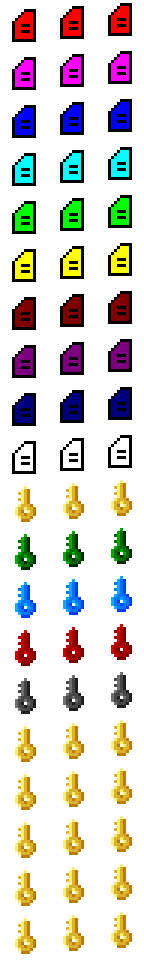
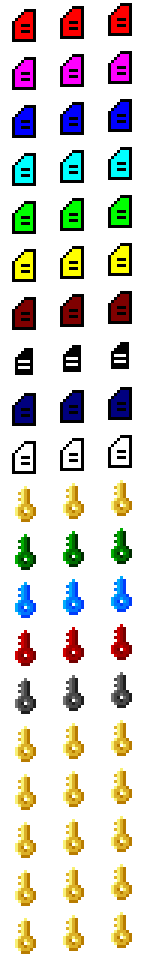
The second (144, 960) image is a revision of the first. Changes to its layers:
painted on "temp" over [12, 339, 132, 378]
